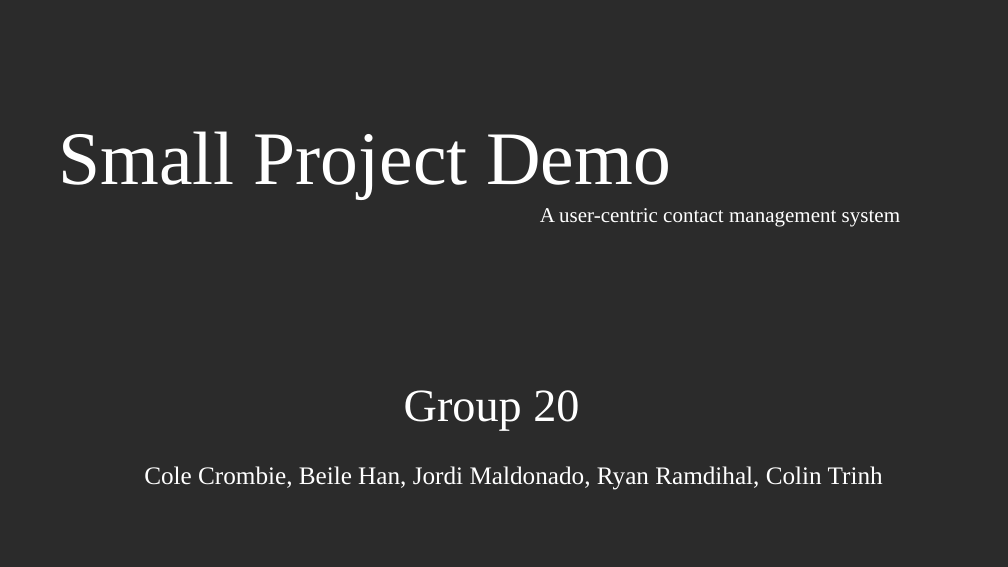
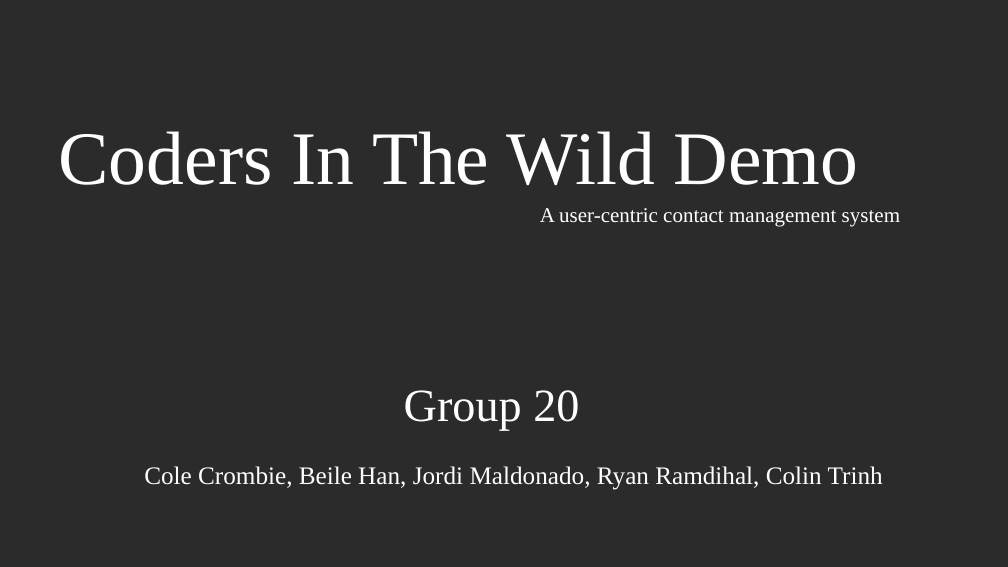
Before and after one commit to TheTragicallyStoat/COP4331, a slide deck: slide 1 of NoneCode/SmallProject.pptx. Drawn at 1008x567 pixels with LibreOffice and Linux fonts; fonts in the diff are those of the drawing; background and template pictures are left out; a plain dark background stands for a picture behind light text. Boxes give left, top, right and bottom in pixels: in the first picture for what was removed or moved away, otherwise in the second. Text is boxed around its words. In the diff, an @@ line names an element or a change of style, - is before the commit and + after.

```diff
--- a/NoneCode/SmallProject.pptx
+++ b/NoneCode/SmallProject.pptx
@@ text at [59,131,859,185]: text changed @@
-Small Project Demo
+Coders In The Wild Demo
```
Also in this commit, not shown: 1 other slide changed.
